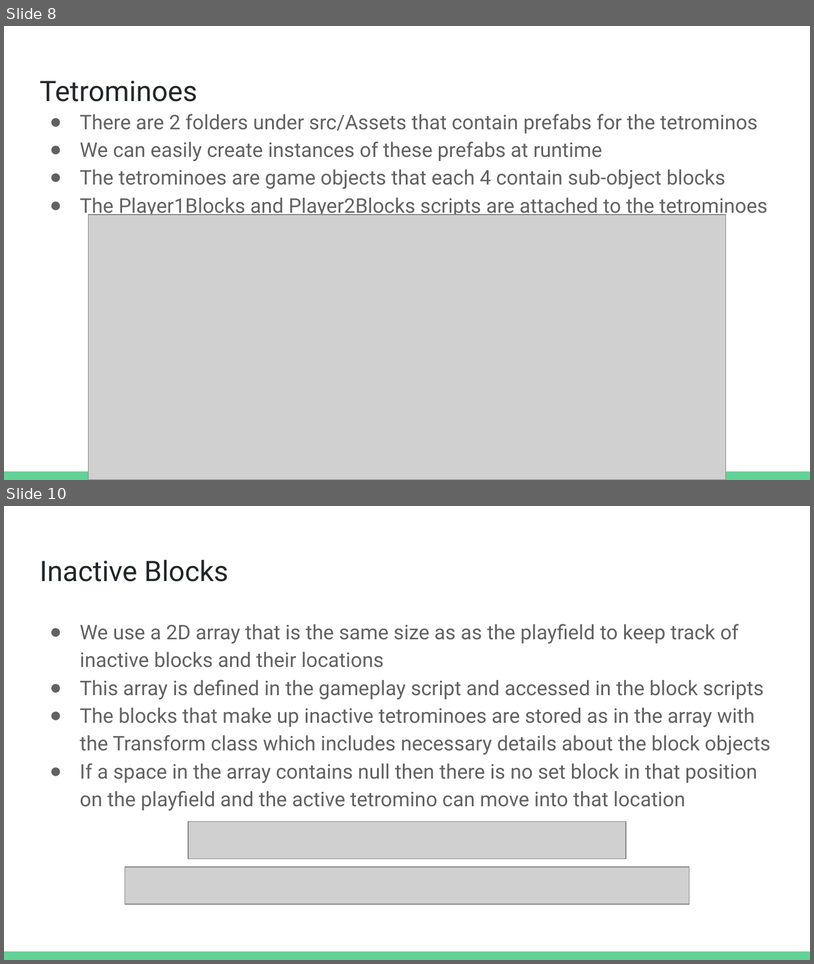
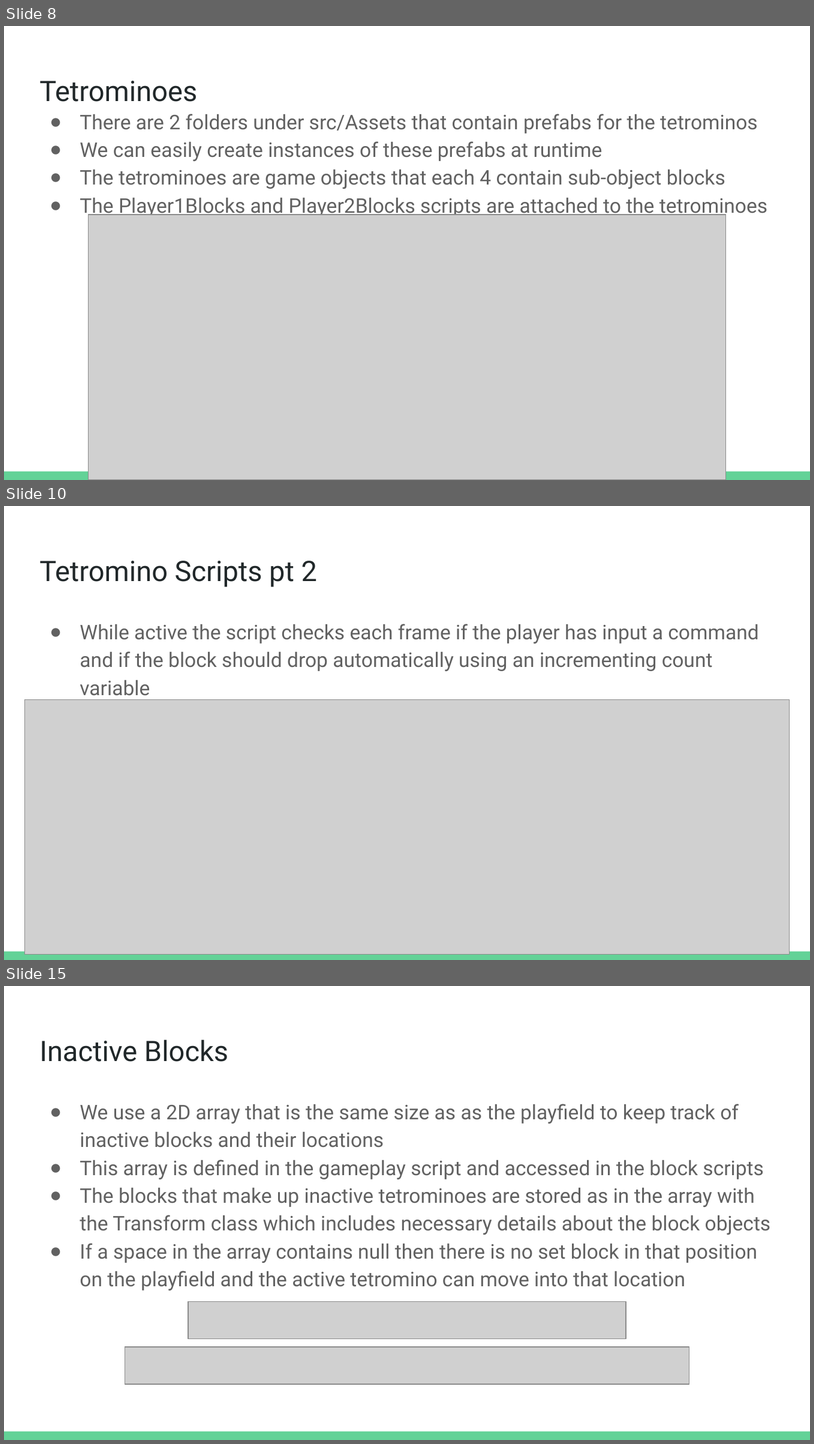
Before and after one commit to Caelanrw/TetrominoTussle, a slide deck: doc/ProjectArchitecture.pptx. Shown one above the other, each under a label of ours: slides 8 and 10 before the commit, slides 8, 10 and 15 after it; the slides between them are not shown. The pictures are 814x964 and 814x1444 pixels, drawn with LibreOffice and Linux fonts; fonts in the diff are those of the drawing; grey boxes stand for pictures. Boxes give left, top, right and bottom in pixels: in the first picture for what was removed or moved away, otherwise in the second. Text is boxed around its words. In the diff, an @@ line names an element or a change of style, - is before the commit and + after.

```diff
--- a/doc/ProjectArchitecture.pptx
+++ b/doc/ProjectArchitecture.pptx
@@ slide 10 added at [4,506,810,960], background #FFFFFF; not listed: 1 template element that a slide beside it also shows @@
@@ title added at [39,561,317,587], 25.2 pt, text #202729 @@
+Tetromino Scripts pt 2
@@ text added at [80,624,759,700], 18 pt, text #616161 @@
+● While active the script checks each frame if the player has input a command and if the block should drop automatically using an incrementing count variable
@@ picture added at [25,700,790,954] @@
@@ what was slide 10 is now slide 15 @@
```
Also in this commit, not shown: 2 slides changed, 3 other slides added, 5 other files.
